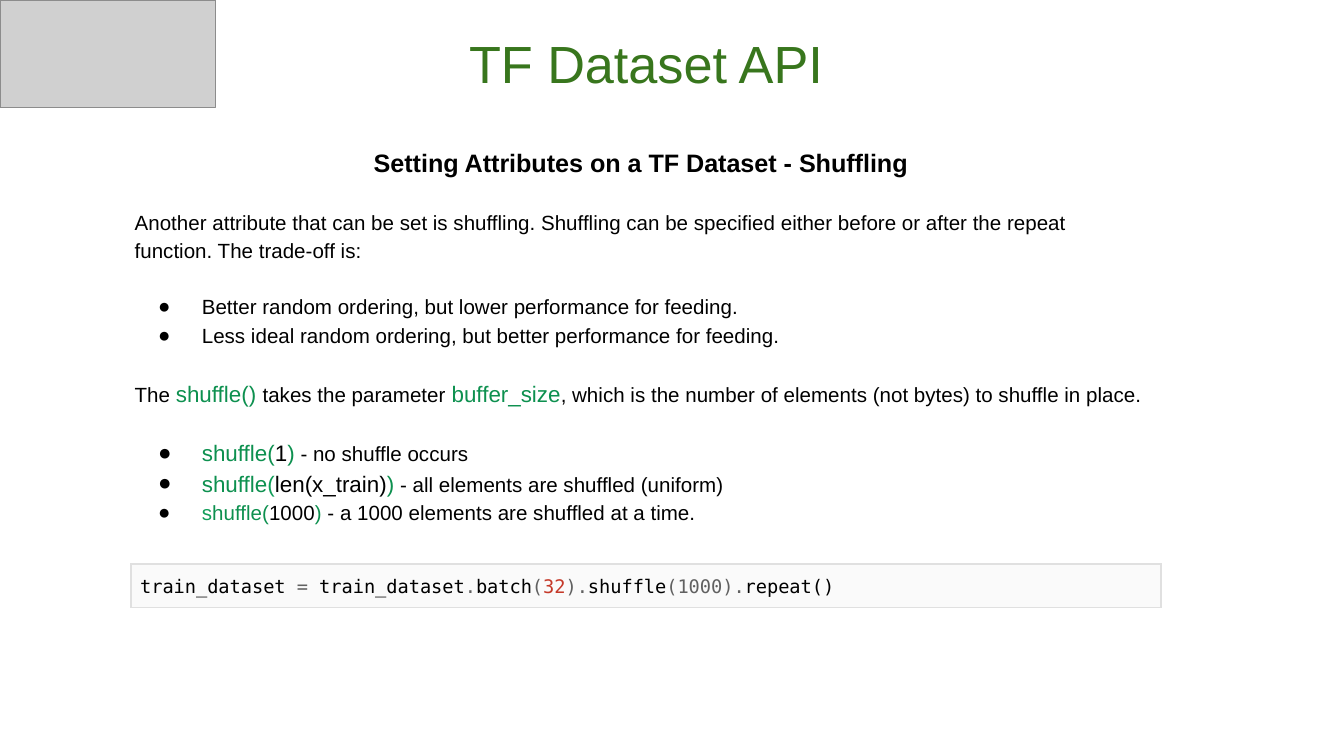
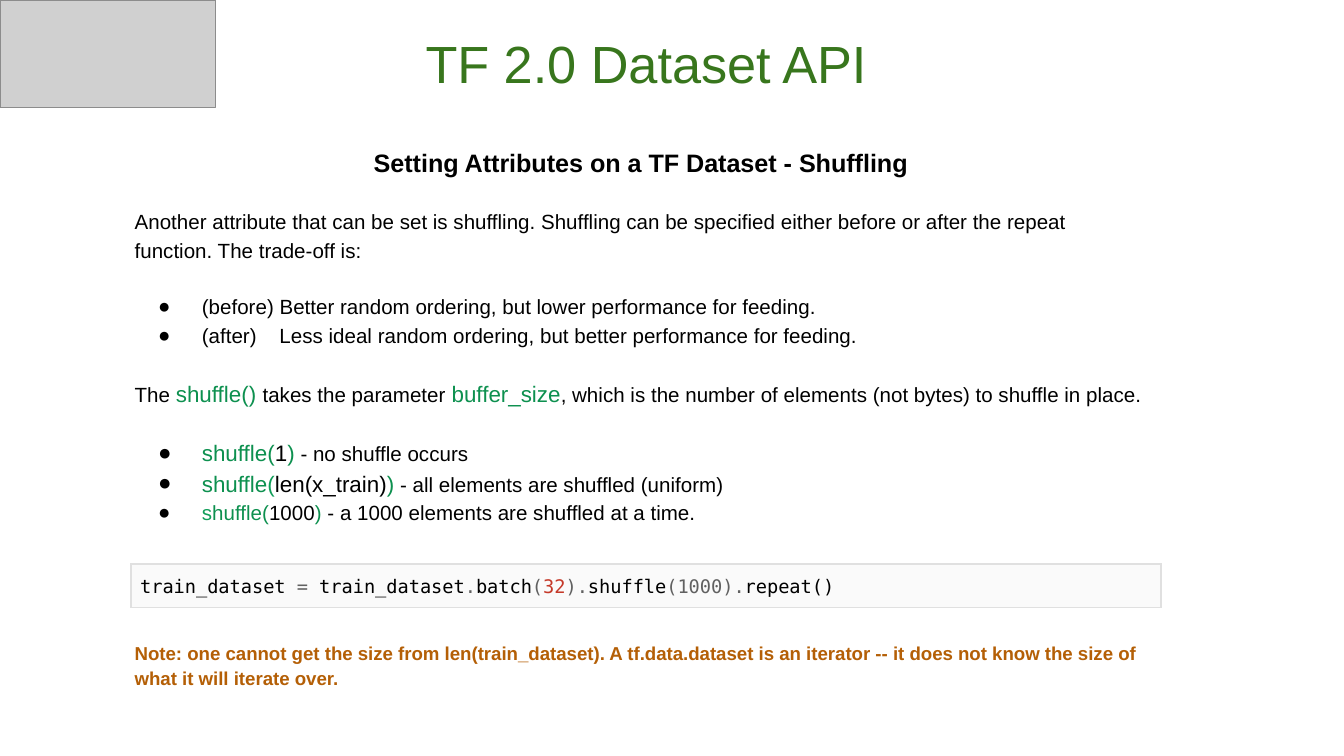
Before and after one commit to GoogleCloudPlatform/keras-idiomatic-programmer, a slide deck: slide 10 of workshops/Production/The Idiomatic Programmer - Production - Workshop.pptx. Drawn at 1344x756 pixels with LibreOffice and Linux fonts; fonts in the diff are those of the drawing; grey boxes stand for pictures. Boxes give left, top, right and bottom in pixels: in the first picture for what was removed or moved away, otherwise in the second. Text is boxed around its words. In the diff, an @@ line names an element or a change of style, - is before the commit and + after.

```diff
--- a/workshops/Production/The Idiomatic Programmer - Production - Workshop.pptx
+++ b/workshops/Production/The Idiomatic Programmer - Production - Workshop.pptx
@@ subtitle at <box>426,46,866,84</box>: text changed @@
-TF Dataset API
+TF 2.0 Dataset API
@@ text at <box>202,299,856,348</box>: text changed @@
-● Better random ordering, but lower performance for feeding.
-● Less ideal random ordering, but better performance for feeding.
+● (before) Better random ordering, but lower performance for feeding.
+● (after) Less ideal random ordering, but better performance for feeding.
@@ text at <box>135,646,1136,686</box>: paragraph added @@
+Note: one cannot get the size from len(train_dataset). A tf.data.dataset is an iterator -- it does not know the size of what it will iterate over.
```
Also in this commit, not shown: 10 other slides changed, 10 slides added, 1 slide removed.
